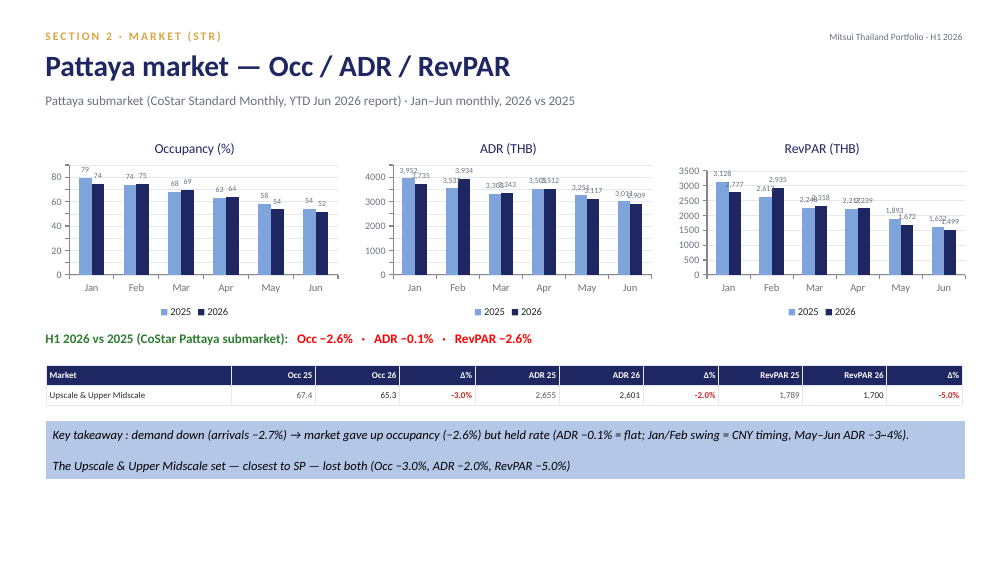
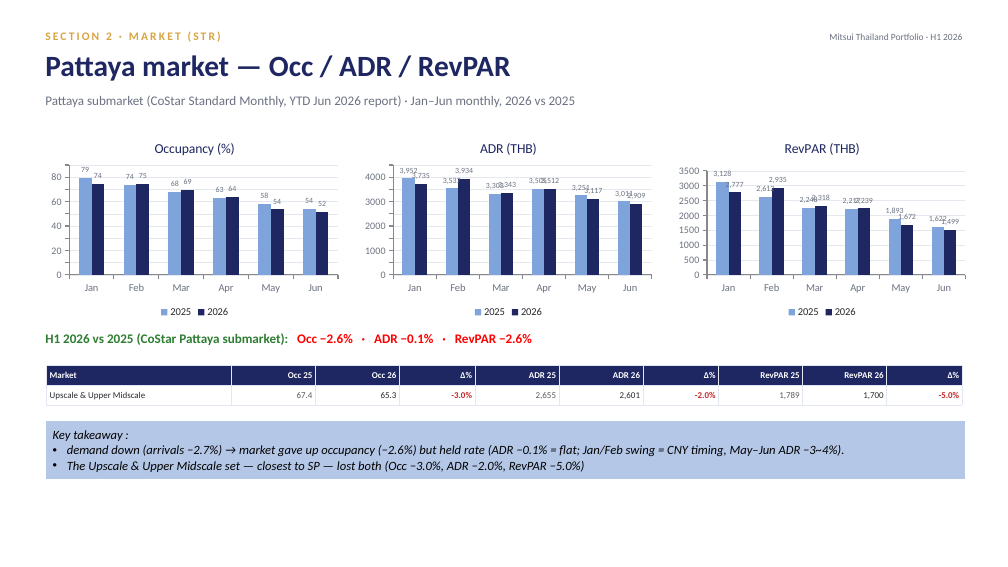
Before and after one commit to Chavin2543/mae-workspace, a slide deck: slide 11 of output/Portfolio_Performance_Report_H1-2026.pptx. Drawn at 1008x567 pixels with LibreOffice and Linux fonts; fonts in the diff are those of the drawing. Boxes give left, top, right and bottom in pixels: in the first picture for what was removed or moved away, otherwise in the second. Text is boxed around its words. In the diff, an @@ line names an element or a change of style, - is before the commit and + after.

```diff
--- a/output/Portfolio_Performance_Report_H1-2026.pptx
+++ b/output/Portfolio_Performance_Report_H1-2026.pptx
@@ text in rectangle at (x1=53, y1=430, x2=844, y2=456): text changed @@
-Key takeaway : demand down (arrivals −2.7%) → market gave up occupancy (−2.6%) but held rate (ADR −0.1% = flat; Jan/Feb swing = CNY timing, May–Jun ADR −3~4%).
+Key takeaway :
+• demand down (arrivals −2.7%) → market gave up occupancy (−2.6%) but held rate (ADR −0.1% = flat; Jan/Feb swing = CNY timing, May–Jun ADR −3~4%).
@@ text in rectangle at (x1=67, y1=461, x2=585, y2=472): bullet none to • @@
```
Also in this commit, not shown: 22 other slides changed.
